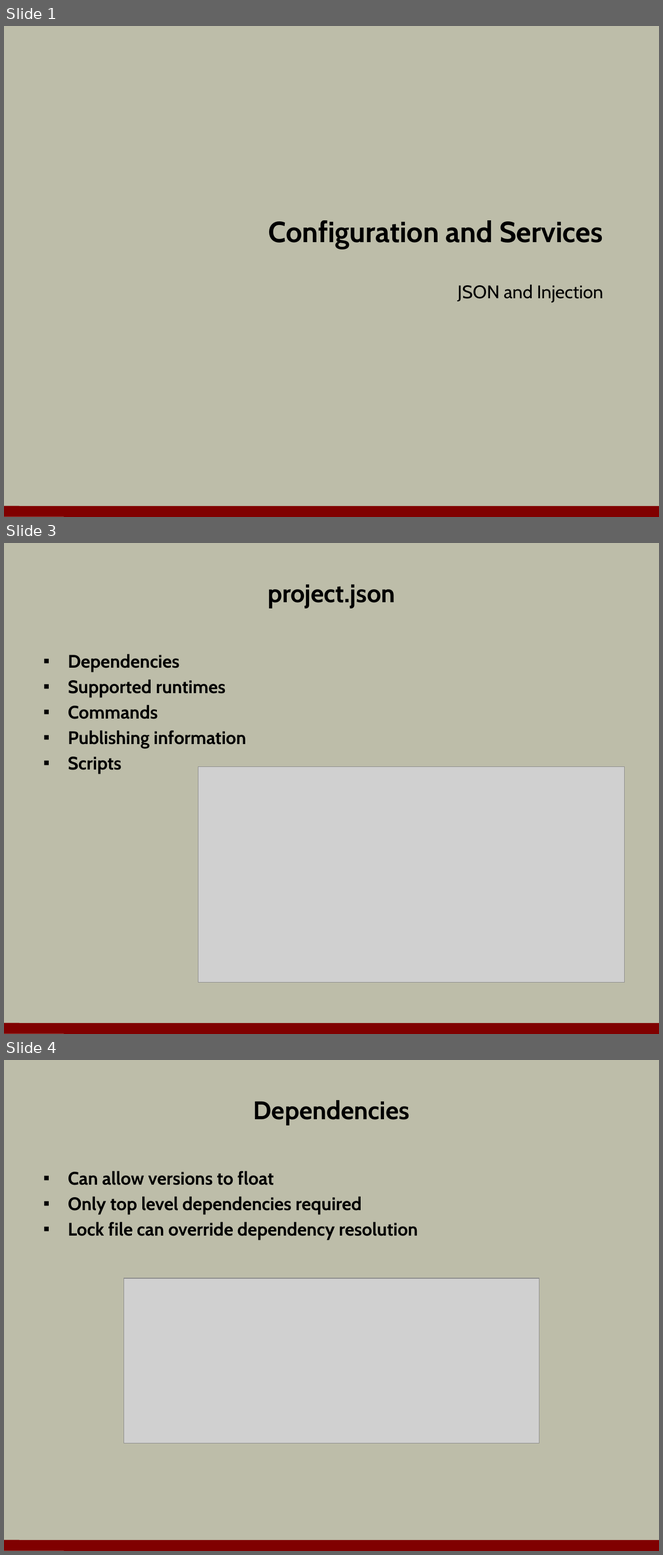
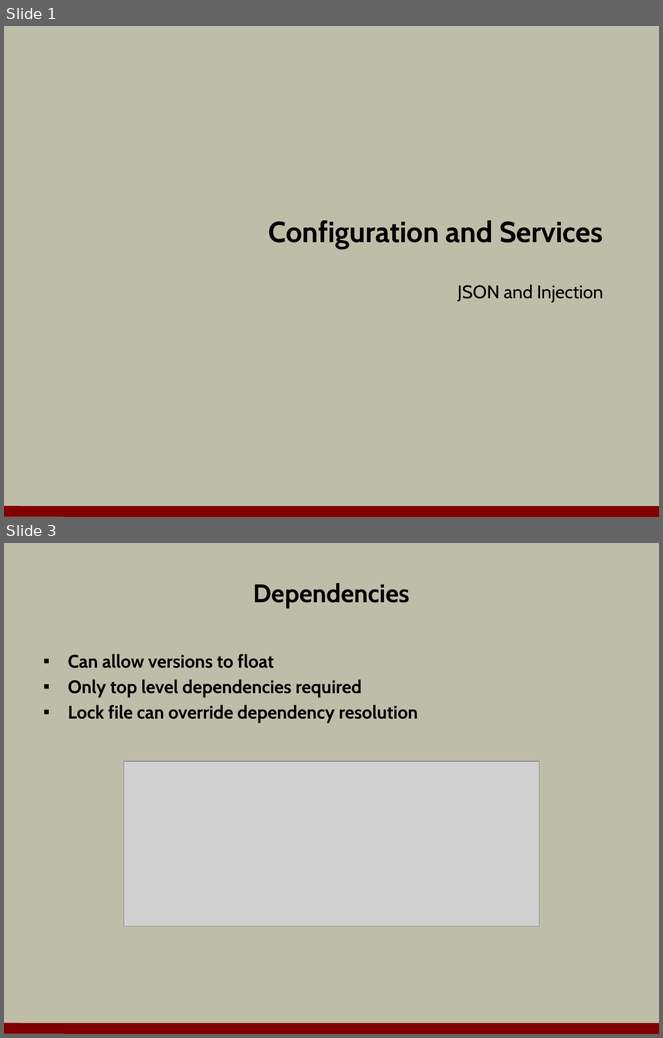
Before and after one commit to OdeToCode/classes, a slide deck: aspnet5/slides/03_Config_Services.pptx. Shown one above the other, each under a label of ours: slides 1, 3 and 4 before the commit, slides 1 and 3 after it; the slides between them are not shown. The pictures are 663x1555 and 663x1038 pixels, drawn with LibreOffice and Linux fonts; fonts in the diff are those of the drawing; grey boxes stand for pictures; background and template pictures are left out. Boxes give left, top, right and bottom in pixels: in the first picture for what was removed or moved away, otherwise in the second. Text is boxed around its words. In the diff, an @@ line names an element or a change of style, - is before the commit and + after.

```diff
--- a/aspnet5/slides/03_Config_Services.pptx
+++ b/aspnet5/slides/03_Config_Services.pptx
@@ slide 3 removed at box(4, 543, 659, 1034), background #BDBDA9; not listed: 1 template element that a slide beside it also shows @@
@@ title removed at box(268, 584, 396, 608) @@
-project.json
@@ text removed at box(68, 654, 246, 774) @@
-▪ Dependencies
-▪ Supported runtimes
-▪ Commands
-▪ Publishing information
-▪ Scripts
@@ picture removed at box(198, 767, 624, 982) @@
@@ what was slide 4 is now slide 3 @@
```
Also in this commit, not shown: 1 slide changed, 1 other slide removed, 2 other files.
